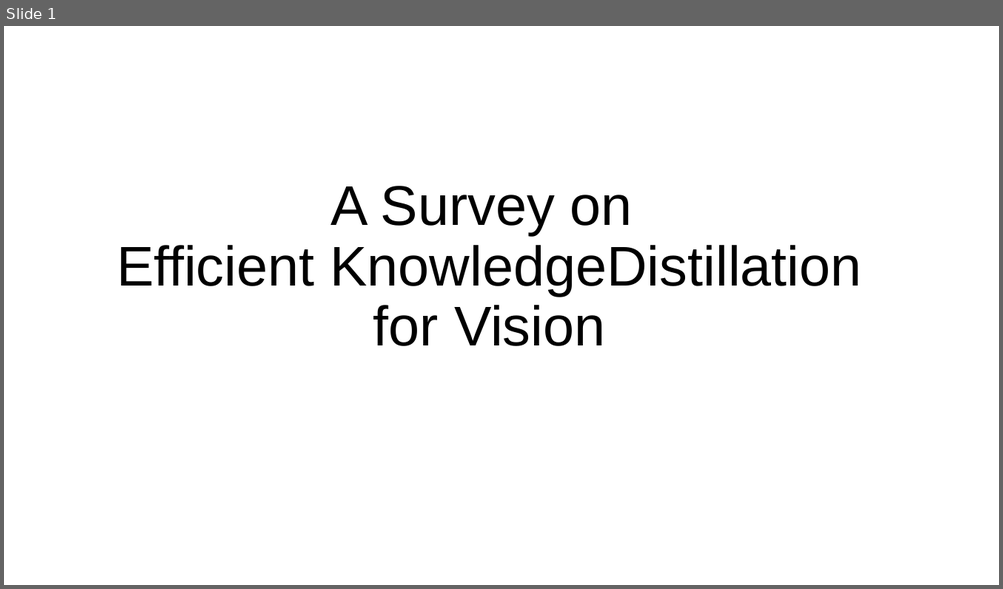
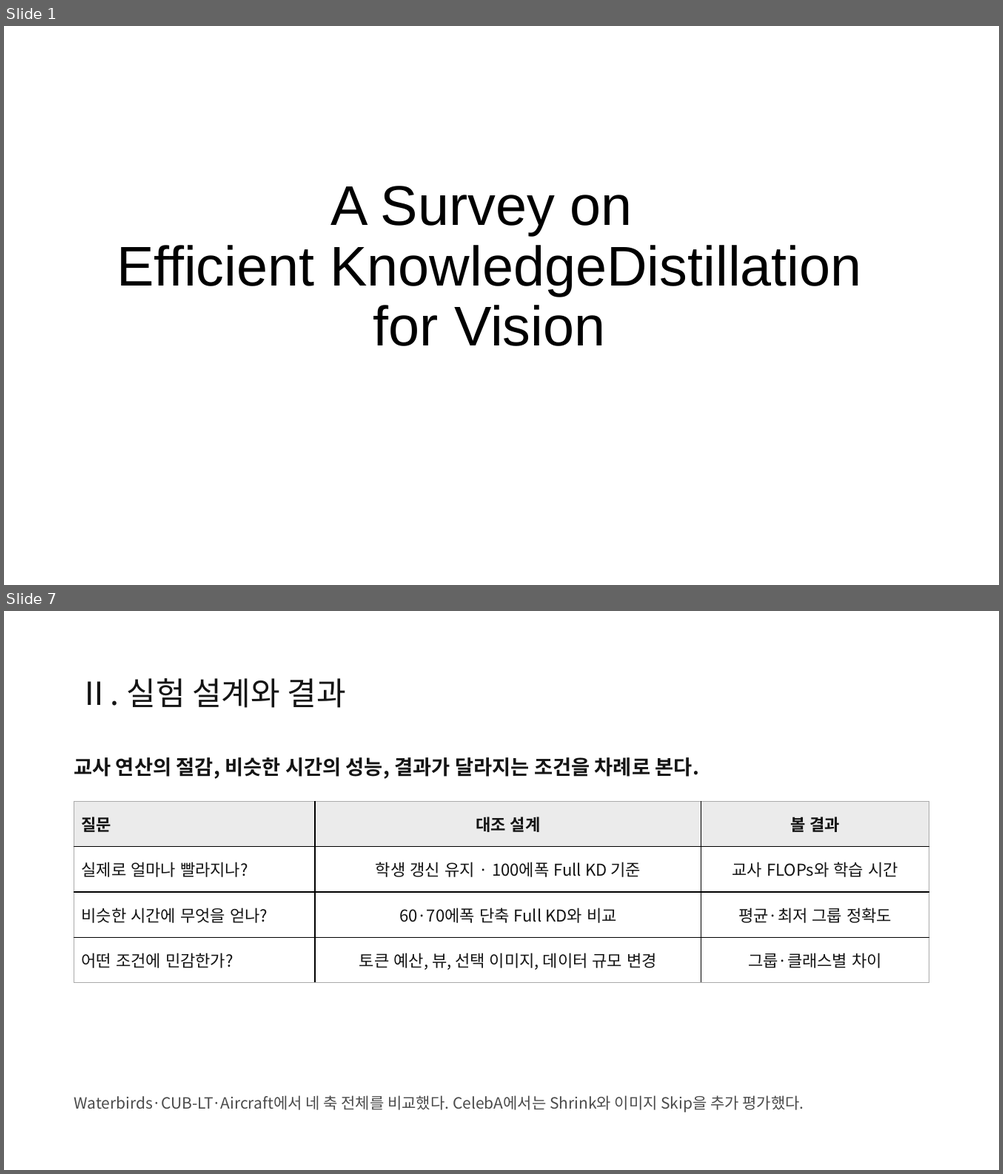
Before and after one commit to jeehoo0507/Efficient-KD-for-Vision, a slide deck: presentations/vision-kd-seminar/EKD-seminar.pptx. Shown one above the other, each under a label of ours: slide 1 before the commit, slides 1 and 7 after it; the slides between them are not shown. The pictures are 1003x589 and 1003x1174 pixels, drawn with LibreOffice and Linux fonts; fonts in the diff are those of the drawing. Boxes give left, top, right and bottom in pixels: in the first picture for what was removed or moved away, otherwise in the second. Text is boxed around its words. In the diff, an @@ line names an element or a change of style, - is before the commit and + after.

Commit message:
Open the lab meeting with its full agenda and organize the evidence into editable result tables

```diff
--- a/presentations/vision-kd-seminar/EKD-seminar.pptx
+++ b/presentations/vision-kd-seminar/EKD-seminar.pptx
@@ slide 7 added at <box>4,611,999,1170</box>, background #FFFFFF @@
@@ title added at <box>79,678,346,708</box>, 30.8 pt, text #141414 @@
+Ⅱ. 실험 설계와 결과
@@ text added at <box>74,758,699,779</box>, 19.5 pt, text #141414, bold @@
+교사 연산의 절감, 비슷한 시간의 성능, 결과가 달라지는 조건을 차례로 본다.
@@ table added at <box>74,801,929,983</box>, 4 rows, 3 columns @@
+질문 | 대조 설계 | 볼 결과
+실제로 얼마나 빨라지나? | 학생 갱신 유지 · 100에폭 Full KD 기준 | 교사 FLOPs와 학습 시간
+비슷한 시간에 무엇을 얻나? | 60·70에폭 단축 Full KD와 비교 | 평균·최저 그룹 정확도
+어떤 조건에 민감한가? | 토큰 예산, 뷰, 선택 이미지, 데이터 규모 변경 | 그룹·클래스별 차이
@@ text added at <box>74,1096,804,1113</box>, 15 pt, text #4B4B4B @@
+Waterbirds·CUB-LT·Aircraft에서 네 축 전체를 비교했다. CelebA에서는 Shrink와 이미지 Skip을 추가 평가했다.
```
Also in this commit, not shown: 5 slides changed, 9 other slides added, 13 slides removed, 22 other files.
